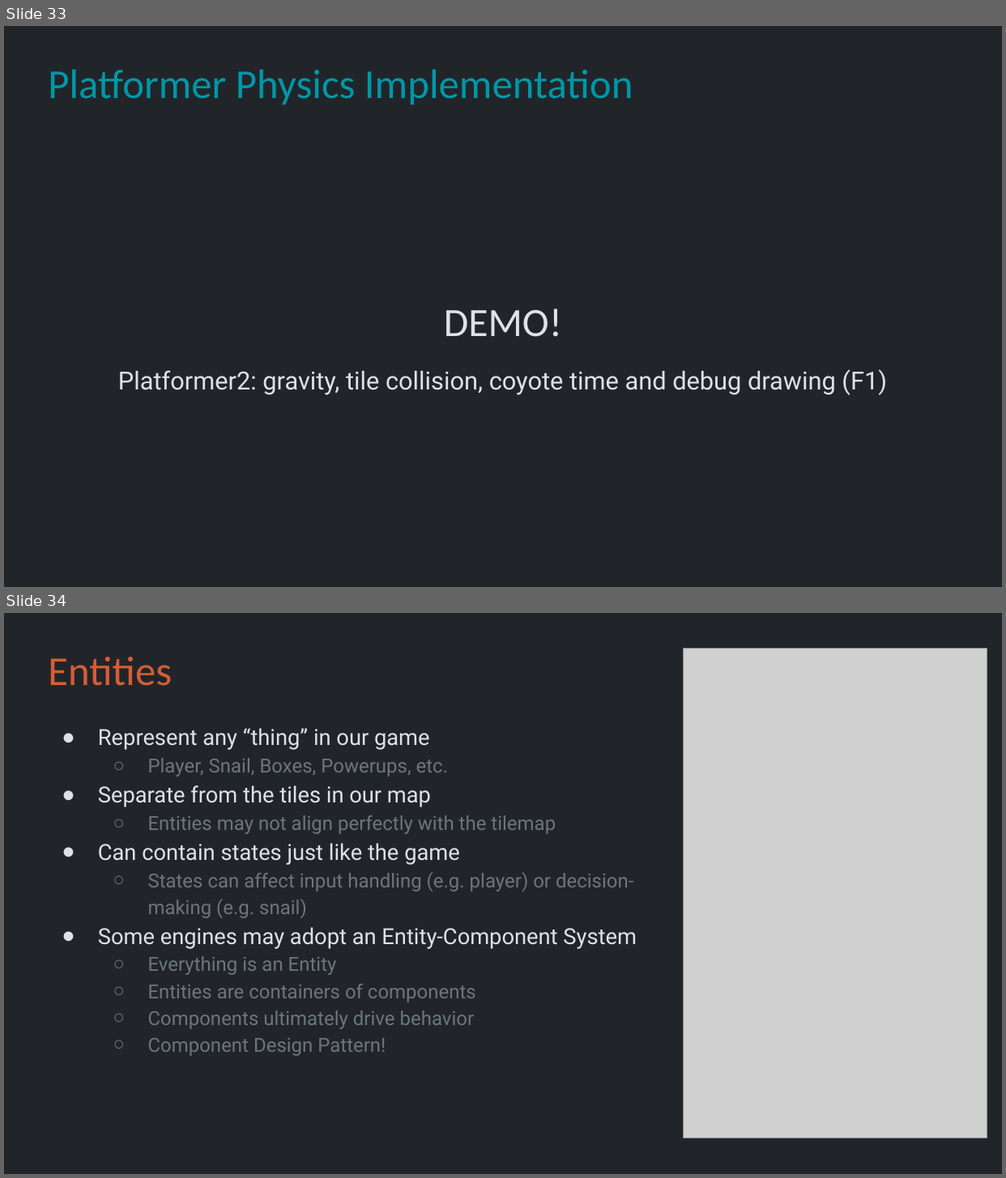
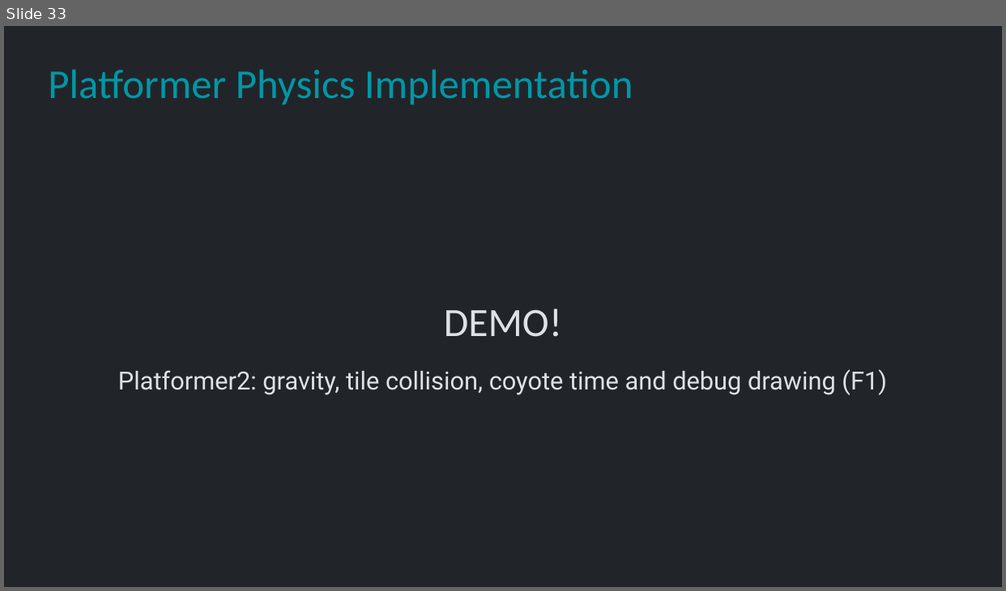
Before and after one commit to Metamate/gar, a slide deck: slides/06 Super Mario Bros.pptx. Shown one above the other, each under a label of ours: slides 33 and 34 before the commit, slide 33 after it. The pictures are 1006x1178 and 1006x591 pixels, drawn with LibreOffice and Linux fonts; fonts in the diff are those of the drawing; grey boxes stand for pictures. Boxes give left, top, right and bottom in pixels: in the first picture for what was removed or moved away, otherwise in the second. Text is boxed around its words. In the diff, an @@ line names an element or a change of style, - is before the commit and + after.

```diff
--- a/slides/06 Super Mario Bros.pptx
+++ b/slides/06 Super Mario Bros.pptx
@@ slide 34 removed at (4,613,1002,1174), background #212529 @@
@@ title removed at (48,657,172,686) @@
-Entities
@@ picture removed at (684,648,987,1138) @@
@@ text removed at (98,728,637,1056) @@
-● Represent any “thing” in our game
-  ○ Player, Snail, Boxes, Powerups, etc.
-● Separate from the tiles in our map
-  ○ Entities may not align perfectly with the tilemap
-● Can contain states just like the game
-  ○ States can affect input handling (e.g. player) or decision-making (e.g. snail)
-● Some engines may adopt an Entity-Component System
-  ○ Everything is an Entity
-  ○ Entities are containers of components
-  ○ Components ultimately drive behavior
-  ○ Component Design Pattern!
```
Also in this commit, not shown: 4 slides changed, 5 slides added, 3 other slides removed.
